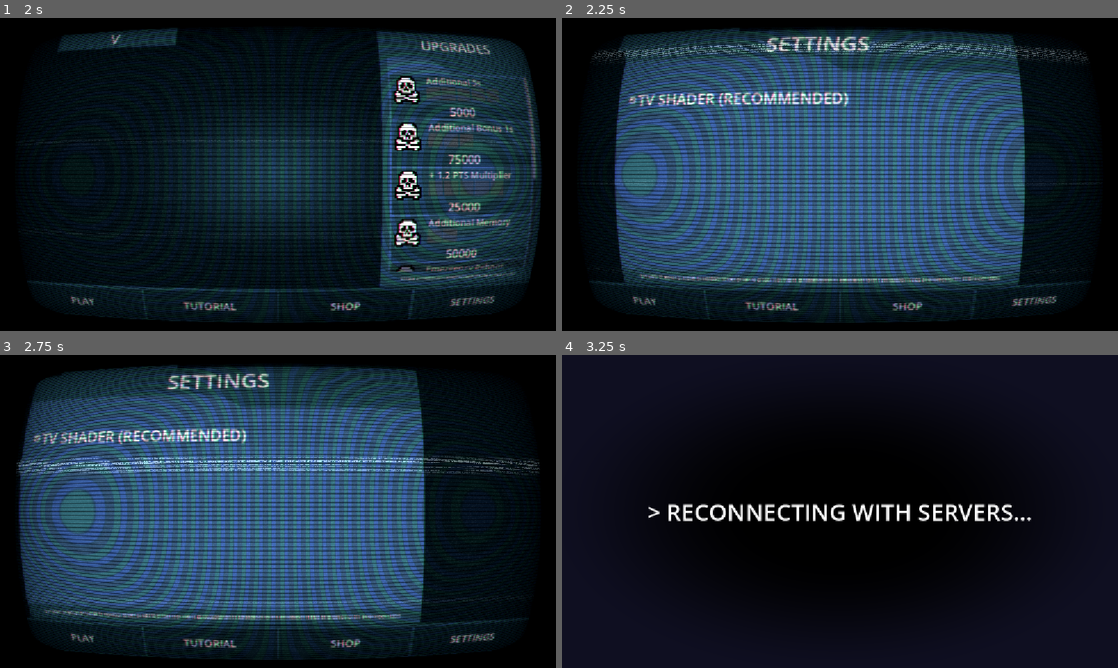
Above: before the commit, frames 1-4 (two rows, left to right).
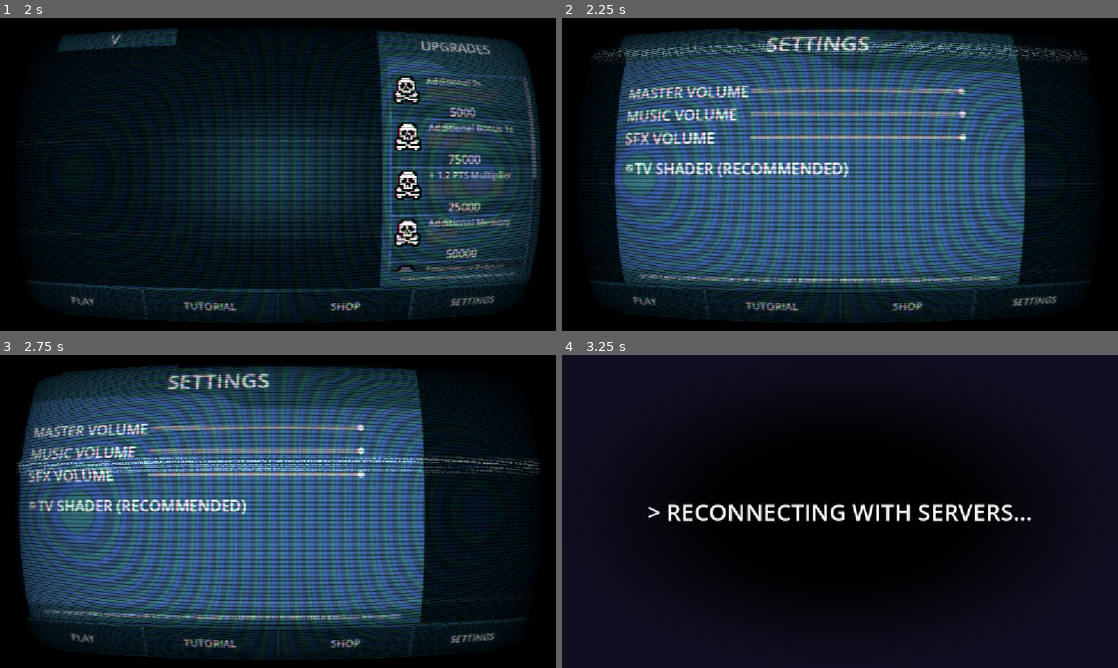
Above: after the commit, the same moments.

Repository: Martisos/Data-Hack-Minigame
Game: Godot game, scene res://scenes/menu.tscn
Two runs of this game, one before a commit and one after it. Both use one fixed random seed, a clock stepped at 60 frames per second and the inputs below. Sound files missing from this copy of the repository are replaced by a short silence.
Inputs:
- Up to frame 1 (2 s): click "TUTORIAL" at 0.5 s; click "SHOP" at 1.25 s
- Up to frame 2 (2.25 s): click "SETTINGS" at 2 s
- Up to frame 3 (2.75 s): no input
- Up to frame 4 (3.25 s): click "PLAY" at 2.75 s

Frame 1 is identical in both runs. In frame 2, 5.1% of the frame differs, in the area x 11-73%, y 21-51%; in frame 3, 5.0%; in frame 4, nothing differs.

Commit message:
Audio Manager

Diff:
--- /dev/null
+++ b/default_bus_layout.tres
@@ -0,0 +1,15 @@
+[gd_resource type="AudioBusLayout" format=3 uid="uid://brm0mxmt44amk"]
+
+[resource]
+bus/1/name = &"Music"
+bus/1/solo = false
+bus/1/mute = false
+bus/1/bypass_fx = false
+bus/1/volume_db = 0.0
+bus/1/send = &"Master"
+bus/2/name = &"SFX"
+bus/2/solo = false
+bus/2/mute = false
+bus/2/bypass_fx = false
+bus/2/volume_db = 0.0
+bus/2/send = &"Master"
--- a/project.godot
+++ b/project.godot
@@ -15,6 +15,10 @@
 config/features=PackedStringArray("4.7", "Mobile")
 config/icon="res://icon.svg"
 
+[audio]
+
+buses/default_bus_layout="uid://brm0mxmt44amk"
+
 [autoload]
 
 Stats="*uid://b6txdkr6sqie8"
@@ -22,6 +26,7 @@
 Settings="*uid://cyc7k8d0s7oia"
 Transition="*uid://bc42dpyul4xke"
 Upgrades="*uid://c841sxdmlss3q"
+AudioManager="*uid://b862jw8n1oe3p"
 
 [display]
 
--- a/scenes/game_over.tscn
+++ b/scenes/game_over.tscn
@@ -1,9 +1,29 @@
 [gd_scene format=3 uid="uid://bf1gqsfdwy8lf"]
 
 [ext_resource type="Script" uid="uid://c1pom4n18k2u4" path="res://scripts/game/game_over.gd" id="1_xeevv"]
+[ext_resource type="AudioStream" uid="uid://y0r4kru1rrri" path="res://audio/sfx/keyboard/keypress-001.wav" id="2_gj05a"]
 [ext_resource type="StyleBox" uid="uid://c7c3f4tdlaylu" path="res://themes/button_game_over_normal.tres" id="2_racf3"]
 [ext_resource type="Texture2D" uid="uid://c1syjbms8er6r" path="res://images/gameOverSkull.png" id="2_wqhvx"]
 [ext_resource type="StyleBox" uid="uid://emkbya18hc2u" path="res://themes/button_game_over_pressed.tres" id="3_7m3ot"]
+[ext_resource type="AudioStream" uid="uid://dox7e6lfbslkl" path="res://audio/sfx/keyboard/keypress-002.wav" id="3_tdjww"]
+[ext_resource type="AudioStream" uid="uid://d68b1qy5tkab" path="res://audio/sfx/keyboard/keypress-003.wav" id="4_w8bol"]
+[ext_resource type="AudioStream" uid="uid://01wt8i5cy7eq" path="res://audio/sfx/keyboard/keypress-004.wav" id="5_rnt55"]
+[ext_resource type="AudioStream" uid="uid://c6pao28hjr0g7" path="res://audio/sfx/keyboard/keypress-005.wav" id="6_w42bg"]
+[ext_resource type="AudioStream" uid="uid://cprao8a6pw3rs" path="res://audio/sfx/keyboard/keypress-006.wav" id="7_h25ug"]
+[ext_resource type="AudioStream" uid="uid://clnag6javrydx" path="res://audio/sfx/keyboard/keypress-007.wav" id="8_skxq7"]
+[ext_resource type="AudioStream" uid="uid://bmlsevnqo4vck" path="res://audio/sfx/keyboard/keypress-008.wav" id="9_b1gfp"]
+[ext_resource type="AudioStream" uid="uid://b8a2su2m4kyll" path="res://audio/sfx/keyboard/keypress-009.wav" id="10_pkxfd"]
+[ext_resource type="AudioStream" uid="uid://cd5xbx5gpf4nv" path="res://audio/sfx/keyboard/keypress-010.wav" id="11_tei00"]
+[ext_resource type="AudioStream" uid="uid://o4g41u1crqfb" path="res://audio/sfx/keyboard/keypress-011.wav" id="12_p65md"]
+[ext_resource type="AudioStream" uid="uid://bnjq1erbh7vs5" path="res://audio/sfx/keyboard/keypress-012.wav" id="13_sjqrh"]
+[ext_resource type="AudioStream" uid="uid://c7myk3lqdipge" path="res://audio/sfx/keyboard/keypress-013.wav" id="14_dua4v"]
+[ext_resource type="AudioStream" uid="uid://vges474mqw6y" path="res://audio/sfx/keyboard/keypress-014.wav" id="15_xfsf1"]
+[ext_resource type="AudioStream" uid="uid://brlhdjfn0jxsw" path="res://audio/sfx/keyboard/keypress-015.wav" id="16_4jse6"]
+[ext_resource type="AudioStream" uid="uid://dylh66gjjuwie" path="res://audio/sfx/keyboard/keypress-016.wav" id="17_7aopd"]
+[ext_resource type="AudioStream" uid="uid://j1g3148qgqmm" path="res://audio/sfx/keyboard/keypress-017.wav" id="18_5e62m"]
+[ext_resource type="AudioStream" uid="uid://coddrencivn7g" path="res://audio/sfx/keyboard/keypress-018.wav" id="19_mvfn2"]
+[ext_resource type="AudioStream" uid="uid://i5bgoidp4ibj" path="res://audio/sfx/keyboard/keypress-019.wav" id="20_rp1u1"]
+[ext_resource type="AudioStream" uid="uid://dpamclarul8ub" path="res://audio/sfx/keyboard/keypress-020.wav" id="21_nd2ct"]
 
 [node name="GameOver" type="Control" unique_id=1014203292]
 layout_mode = 3
@@ -13,6 +33,7 @@
 grow_horizontal = 2
 grow_vertical = 2
 script = ExtResource("1_xeevv")
+keyboard_sfx = Array[AudioStream]([ExtResource("2_gj05a"), ExtResource("3_tdjww"), ExtResource("4_w8bol"), ExtResource("5_rnt55"), ExtResource("6_w42bg"), ExtResource("7_h25ug"), ExtResource("8_skxq7"), ExtResource("9_b1gfp"), ExtResource("10_pkxfd"), ExtResource("11_tei00"), ExtResource("12_p65md"), ExtResource("13_sjqrh"), ExtResource("14_dua4v"), ExtResource("15_xfsf1"), ExtResource("16_4jse6"), ExtResource("17_7aopd"), ExtResource("18_5e62m"), ExtResource("19_mvfn2"), ExtResource("20_rp1u1"), ExtResource("21_nd2ct")])
 
 [node name="ColorRect" type="ColorRect" parent="." unique_id=1051039762]
 layout_mode = 1
--- a/scenes/menu/settings.tscn
+++ b/scenes/menu/settings.tscn
@@ -47,6 +47,53 @@
 
 [node name="VBoxContainer" type="VBoxContainer" parent="MarginContainer" unique_id=977755812]
 layout_mode = 2
+
+[node name="VolumesContainer" type="GridContainer" parent="MarginContainer/VBoxContainer" unique_id=717373550]
+custom_minimum_size = Vector2(0, 50)
+layout_mode = 2
+columns = 2
+
+[node name="Label" type="Label" parent="MarginContainer/VBoxContainer/VolumesContainer" unique_id=369240079]
+layout_mode = 2
+theme_override_font_sizes/font_size = 32
+text = "MASTER VOLUME"
+
+[node name="MasterVolumeSlider" type="HSlider" parent="MarginContainer/VBoxContainer/VolumesContainer" unique_id=749100227]
+custom_minimum_size = Vector2(450, 0)
+layout_mode = 2
+size_flags_horizontal = 4
+size_flags_vertical = 4
+max_value = 1.0
+step = 0.01
+value = 1.0
+
+[node name="Label2" type="Label" parent="MarginContainer/VBoxContainer/VolumesContainer" unique_id=1814257889]
+layout_mode = 2
+theme_override_font_sizes/font_size = 32
+text = "MUSIC VOLUME"
+
+[node name="MusicVolumeSlider" type="HSlider" parent="MarginContainer/VBoxContainer/VolumesContainer" unique_id=107978134]
+custom_minimum_size = Vector2(450, 0)
+layout_mode = 2
+size_flags_horizontal = 4
+size_flags_vertical = 4
+max_value = 1.0
+step = 0.01
+value = 1.0
+
+[node name="Label3" type="Label" parent="MarginContainer/VBoxContainer/VolumesContainer" unique_id=199189001]
+layout_mode = 2
+theme_override_font_sizes/font_size = 32
+text = "SFX VOLUME"
+
+[node name="SFXVolumeSlider" type="HSlider" parent="MarginContainer/VBoxContainer/VolumesContainer" unique_id=1212788789]
+custom_minimum_size = Vector2(450, 0)
+layout_mode = 2
+size_flags_horizontal = 4
+size_flags_vertical = 4
+max_value = 1.0
+step = 0.01
+value = 1.0
 
 [node name="HBoxContainer" type="HBoxContainer" parent="MarginContainer/VBoxContainer" unique_id=217291330]
 custom_minimum_size = Vector2(0, 50)
@@ -101,4 +148,7 @@
 horizontal_alignment = 1
 vertical_alignment = 1
 
+[connection signal="value_changed" from="MarginContainer/VBoxContainer/VolumesContainer/MasterVolumeSlider" to="." method="_on_master_volume_slider_value_changed"]
+[connection signal="value_changed" from="MarginContainer/VBoxContainer/VolumesContainer/MusicVolumeSlider" to="." method="_on_music_volume_slider_value_changed"]
+[connection signal="value_changed" from="MarginContainer/VBoxContainer/VolumesContainer/SFXVolumeSlider" to="." method="_on_sfx_volume_slider_value_changed"]
 [connection signal="toggled" from="MarginContainer/VBoxContainer/HBoxContainer/shader_check_box" to="." method="_on_shader_check_box_toggled"]
--- a/scenes/menu/upgrade.tscn
+++ b/scenes/menu/upgrade.tscn
@@ -75,46 +75,6 @@
 offset_right = 307.0
 offset_bottom = 67.0
 
-[node name="ColorRect" type="ColorRect" parent="LevelsContainer" unique_id=961204102]
-custom_minimum_size = Vector2(30, 30)
-custom_maximum_size = Vector2(-1, 30)
-layout_mode = 2
-size_flags_horizontal = 4
-size_flags_vertical = 4
-color = Color(0.8627451, 0.78039217, 0.74509805, 1)
-
-[node name="ColorRect2" type="ColorRect" parent="LevelsContainer" unique_id=636249349]
-custom_minimum_size = Vector2(30, 30)
-custom_maximum_size = Vector2(-1, 30)
-layout_mode = 2
-size_flags_horizontal = 4
-size_flags_vertical = 4
-color = Color(0.8627451, 0.78039217, 0.74509805, 1)
-
-[node name="ColorRect3" type="ColorRect" parent="LevelsContainer" unique_id=1390054503]
-custom_minimum_size = Vector2(30, 30)
-custom_maximum_size = Vector2(-1, 30)
-layout_mode = 2
-size_flags_horizontal = 4
-size_flags_vertical = 4
-color = Color(0.8627451, 0.78039217, 0.74509805, 1)
-
-[node name="ColorRect4" type="ColorRect" parent="LevelsContainer" unique_id=1103362964]
-custom_minimum_size = Vector2(30, 30)
-custom_maximum_size = Vector2(-1, 30)
-layout_mode = 2
-size_flags_horizontal = 4
-size_flags_vertical = 4
-color = Color(0.8627451, 0.78039217, 0.74509805, 1)
-
-[node name="ColorRect5" type="ColorRect" parent="LevelsContainer" unique_id=1992124102]
-custom_minimum_size = Vector2(30, 30)
-custom_maximum_size = Vector2(-1, 30)
-layout_mode = 2
-size_flags_horizontal = 4
-size_flags_vertical = 4
-color = Color(0.29803923, 0.29803923, 0.29803923, 1)
-
 [node name="BuyButton" type="Button" parent="." unique_id=881148636]
 layout_mode = 0
 offset_right = 310.0
--- /dev/null
+++ b/scripts/audio_manager.gd
@@ -0,0 +1,54 @@
+extends Node
+
+var music_player: AudioStreamPlayer
+
+func _ready() -> void:
+	music_player = AudioStreamPlayer.new()
+	music_player.bus = "Music"
+	add_child(music_player)
+
+func play_music(stream: AudioStream, volume_db: float = 0.0) -> void:
+	if music_player.stream == stream and music_player.playing:
+		return
+
+	music_player.stream = stream
+	music_player.volume_db = volume_db
+	music_player.play()
+
+func stop_playing() -> void:
+	music_player.stop()
+
+func play_sfx(stream: AudioStream, volume_db: float = 0.0, pitch_randomness: float = 0.0) -> void:
+	if !stream: return
+
+	var sfx_player: AudioStreamPlayer = AudioStreamPlayer.new()
+	sfx_player.stream = stream
+	sfx_player.bus = "SFX"
+	sfx_player.volume_db = volume_db
+
+	if pitch_randomness > 0.0:
+		sfx_player.pitch_scale = randf_range(1.0 - pitch_randomness, 1.0 + pitch_randomness)
+
+	add_child(sfx_player)
+	sfx_player.play()
+
+	sfx_player.finished.connect(sfx_player.queue_free)
+
+func set_bus_volume(bus_name: String, linear_value: float) -> void:
+	var bus_index = AudioServer.get_bus_index(bus_name)
+	if bus_index == -1: return
+
+	if linear_value <= 0.0:
+		AudioServer.set_bus_mute(bus_index, true)
+	else:
+		AudioServer.set_bus_mute(bus_index, false)
+		AudioServer.set_bus_volume_db(bus_index, linear_to_db(linear_value))
+
+func set_master_volume(linear_value: float) -> void:
+	set_bus_volume("Master", linear_value)
+
+func set_music_volume(linear_value: float) -> void:
+	set_bus_volume("Music", linear_value)
+
+func set_sfx_volume(linear_value: float) -> void:
+	set_bus_volume("SFX", linear_value)
--- a/scripts/game/game_over.gd
+++ b/scripts/game/game_over.gd
@@ -7,6 +7,8 @@
 @onready var points_label_text: Label = $GameOverUI/MarginContainer/VBoxContainer/HBoxContainer2/PointsLabelText
 @onready var points_label_score: Label = $GameOverUI/MarginContainer/VBoxContainer/HBoxContainer2/PointsLabelScore
 @onready var skull: TextureRect = $TextureRect
+
+@export var keyboard_sfx: Array[AudioStream] = []
 
 var skull_original_position: Vector2 = Vector2(100.0, 199.0)
 var skull_start_position: Vector2 = Vector2(458.0, 199.0)
@@ -75,10 +77,14 @@
 	death_message.text = ""
 	death_message.show()
 	await get_tree().create_timer(1).timeout
+
 	var sentance: String = game_overs.pick_random()
+
+
 
 	for i in sentance:
 		death_message.text += i
+		AudioManager.play_sfx(keyboard_sfx.pick_random())
 		await get_tree().create_timer(0.15).timeout
 
 	await get_tree().create_timer(1).timeout
@@ -87,7 +93,8 @@
 
 	for i in sentance:
 		death_message.text += i
-		await get_tree().create_timer(0.1).timeout
+		AudioManager.play_sfx(keyboard_sfx.pick_random())
+		await get_tree().create_timer(0.15).timeout
 
 func fill_ui() -> void:
 
--- a/scripts/game/main_game.gd
+++ b/scripts/game/main_game.gd
@@ -44,6 +44,7 @@
 	max_memory += Upgrades.additional_memory
 	generate_buttons()
 	generate_level()
+	time_left += Upgrades.additional_seconds
 	update_memory_ui()
 	level_ui.update_level_ui()
 	update_visuals()
@@ -274,6 +275,7 @@
 	if current_state == moveState.ROW and row != active_index: return
 	if current_state == moveState.COL and col != active_index: return
 
+	AudioManager.play_sfx(preload("uid://coxwa603mqrqr"), -0.3, 0.2)
 	btn.is_used = true
 	btn.disabled = true
 	btn.modulate = Color(0.3, 0.3, 0.3, 0.5)
--- a/scripts/menu/menu.gd
+++ b/scripts/menu/menu.gd
@@ -20,20 +20,24 @@
 	shop.global_position = Vector2(1152, 10)
 	shop_original_x = shop.global_position.x
 	settings_original_x = settings.global_position.x
+	AudioManager.play_music(preload("uid://b87kylwlgmj85"))
 
 func _on_play_button_pressed() -> void:
 	Transition.change_scene("res://scenes/main_game.tscn")
 
 func _on_tutorial_button_pressed() -> void:
 	print("tutorial")
+	AudioManager.play_sfx(preload("uid://b3lvp3hvo61dv"), -0.2, 0.1)
 
 func _on_shop_button_pressed() -> void:
+	AudioManager.play_sfx(preload("uid://b3lvp3hvo61dv"), 0.2, 0.1)
 	if current_window == Windows.SHOP:
 		close_all_windows()
 	else:
 		open_shop()
 
 func _on_options_button_pressed() -> void:
+	AudioManager.play_sfx(preload("uid://b3lvp3hvo61dv"), -0.2, 0.1)
 	if current_window == Windows.SETTINGS:
 		close_all_windows()
 	else:
--- a/scripts/menu/settings.gd
+++ b/scripts/menu/settings.gd
@@ -11,3 +11,14 @@
 
 func _on_shader_check_box_toggled(toggled_on: bool) -> void:
 	Settings._change_tv_shader(toggled_on)
+
+
+func _on_master_volume_slider_value_changed(value: float) -> void:
+	AudioManager.set_master_volume(value)
+
+
+func _on_music_volume_slider_value_changed(value: float) -> void:
+	AudioManager.set_music_volume(value)
+
+func _on_sfx_volume_slider_value_changed(value: float) -> void:
+	AudioManager.set_sfx_volume(value)
--- a/scripts/menu/stats.gd
+++ b/scripts/menu/stats.gd
@@ -4,7 +4,7 @@
 
 var layer: int = 1
 var highest_layer: int = 0
-var global_points: int = 0
+var global_points: int = 5000
 var points_this_run: int = 0
 var top_points: int = 0
 
--- a/scripts/upgrade.gd
+++ b/scripts/upgrade.gd
@@ -37,7 +37,7 @@
 			rect.color = Color(0.3, 0.3, 0.3, 0.5)
 
 		levels_container.add_child(rect)
-		update_ui()
+	update_ui()
 
 
 func setup(new_title: String, new_max_level:int, new_current_level: int, icon: Texture2D, new_cost: int, new_cost_multiplier: float ) -> void:
@@ -86,6 +86,7 @@
 	var current_cost = get_current_cost()
 
 	if Stats.remove_global_points(current_cost):
+		AudioManager.play_sfx(preload("uid://bpiduunv1b4ps"), 0.0, 0.1)
 		for upgrade in Upgrades.upgrades:
 			if title == upgrade["title"]:
 				upgrade["current_level"] += 1
Not shown, changed: audio/sfx/buttons/MenuButtonSFX.wav.import
Not shown, added: scripts/audio_manager.gd.uid
Not shown, changed: audio/sfx/buttons/MenuButtonSFX.wav
